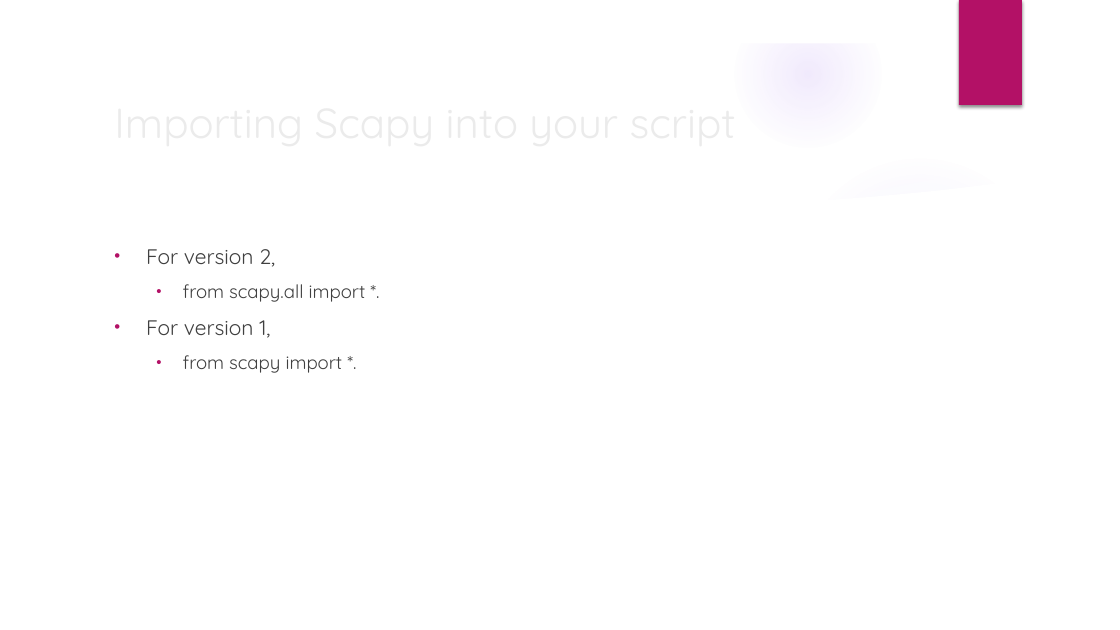
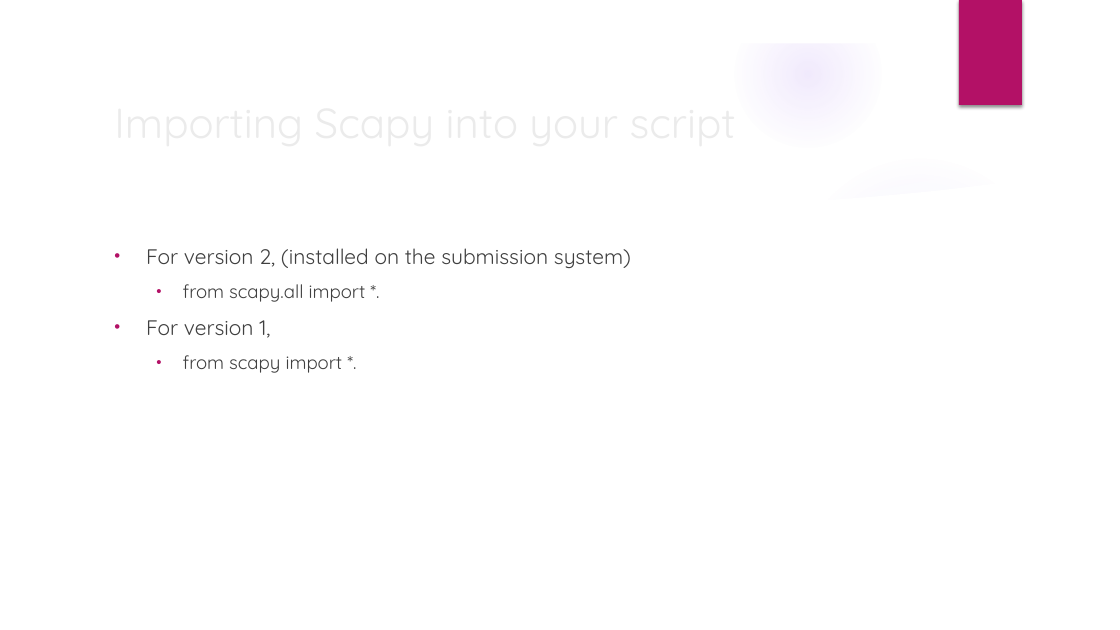
Before and after one commit to TDA/Scapy-First-Steps, a slide deck: slide 7 of SS-Presentation.pptx. Drawn at 1120x630 pixels with LibreOffice and Linux fonts; fonts in the diff are those of the drawing; background and template pictures are left out. Boxes give left, top, right and bottom in pixels: in the first picture for what was removed or moved away, otherwise in the second. Text is boxed around its words. In the diff, an @@ line names an element or a change of style, - is before the commit and + after.

```diff
--- a/SS-Presentation.pptx
+++ b/SS-Presentation.pptx
@@ text at <box>146,248,631,268</box>: text changed @@
-• For version 2,
+• For version 2, (installed on the submission system)
```
Also in this commit, not shown: 1 other slide changed, 1 other file.
